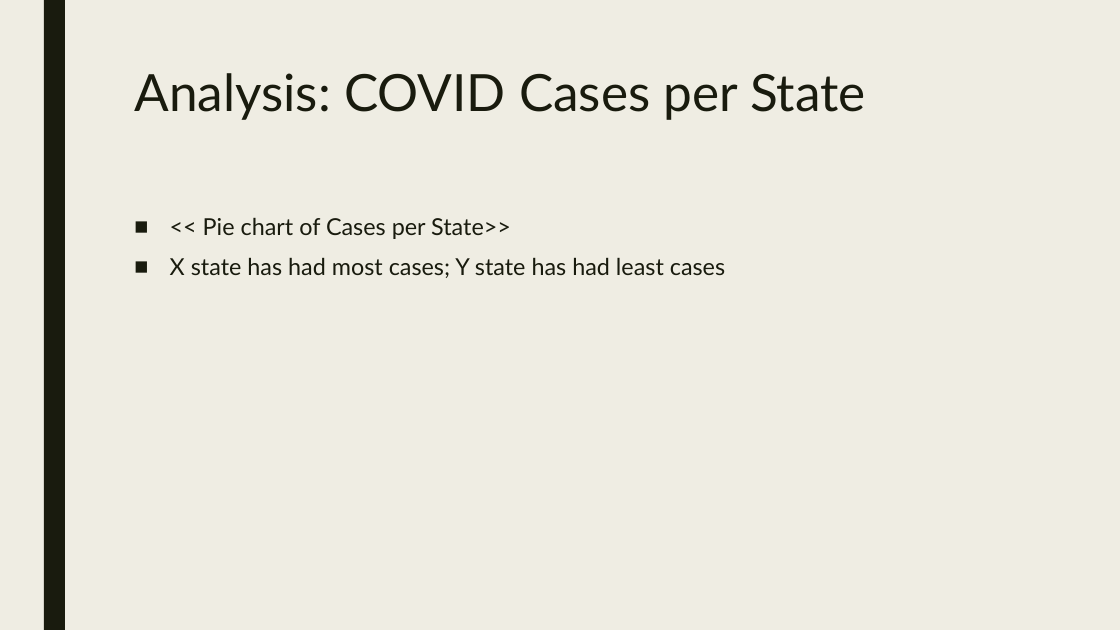
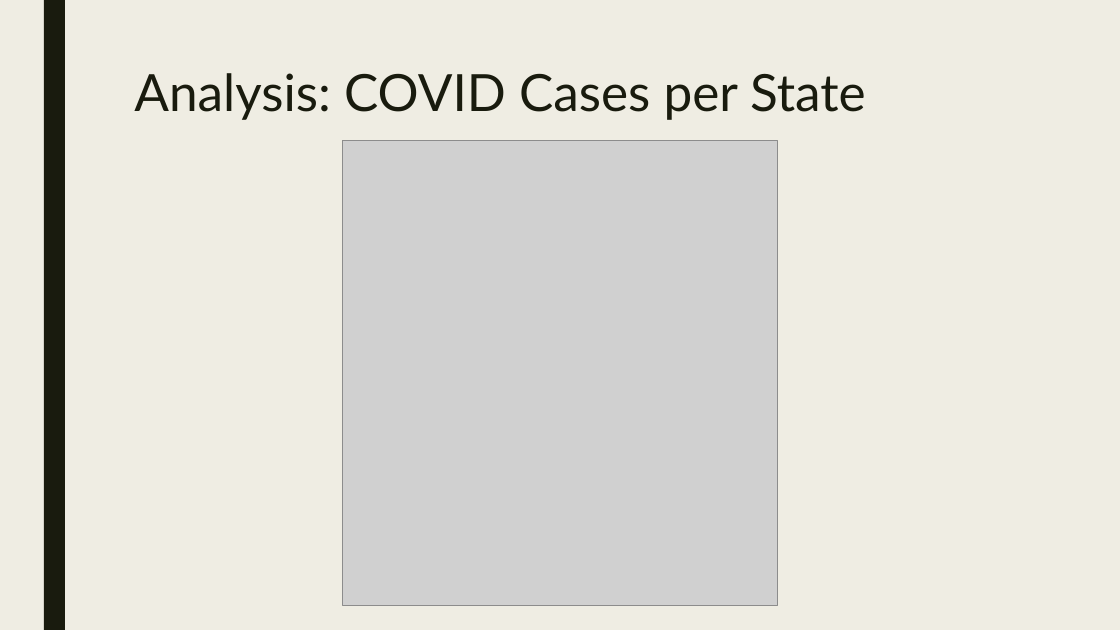
Before and after one commit to lcarbo/US_COVID_Project, a slide deck: slide 9 of COVID_Presentation_0104.pptx. Drawn at 1120x630 pixels with LibreOffice and Linux fonts; fonts in the diff are those of the drawing; grey boxes stand for pictures. Boxes give left, top, right and bottom in pixels: in the first picture for what was removed or moved away, otherwise in the second. Text is boxed around its words. In the diff, an @@ line names an element or a change of style, - is before the commit and + after.

Commit message:
Ppt with images

```diff
--- a/COVID_Presentation_0104.pptx
+++ b/COVID_Presentation_0104.pptx
@@ picture added at <box>343,140,778,605</box> @@
@@ text removed at <box>170,217,725,278</box> @@
-■ << Pie chart of Cases per State>>
-■ X state has had most cases; Y state has had least cases
```
Also in this commit, not shown: 4 other slides changed, 2 slides added, 1 other file.
